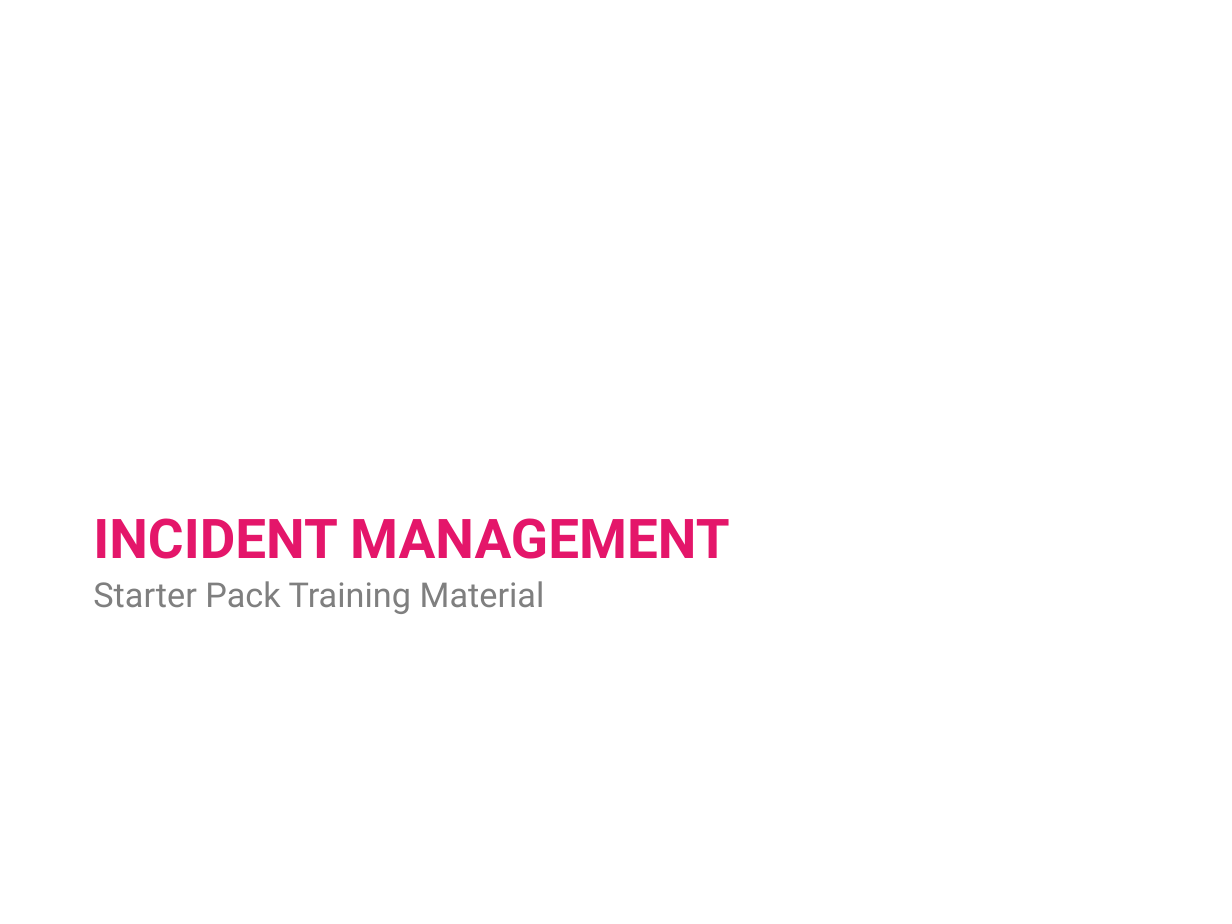
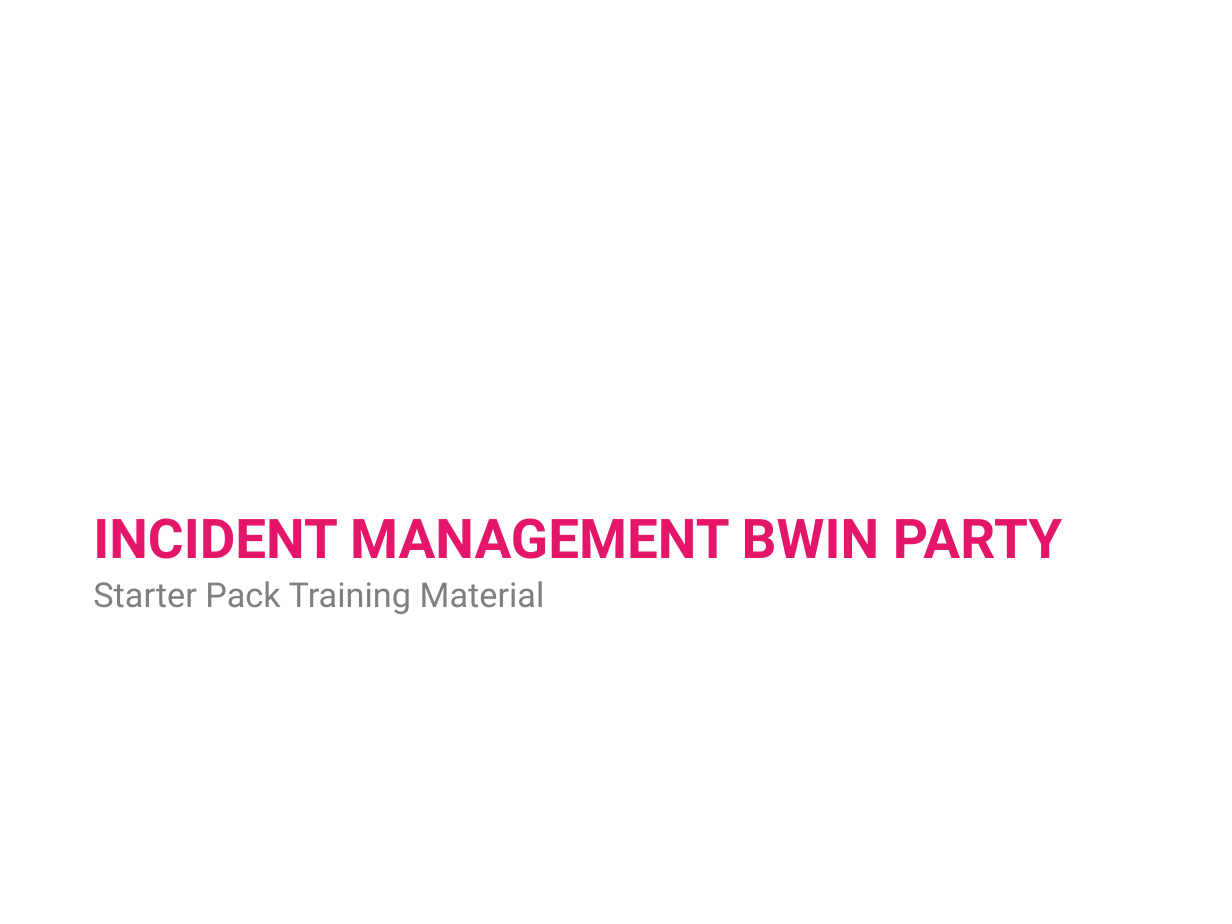
Before and after one commit to avkumar8/Snow-Script, a slide deck: slide 2 of Ref - Incident Management.pptx. Drawn at 1232x924 pixels with LibreOffice and Linux fonts; fonts in the diff are those of the drawing; background and template pictures are left out. Boxes give left, top, right and bottom in pixels: in the first picture for what was removed or moved away, otherwise in the second. Text is boxed around its words. In the diff, an @@ line names an element or a change of style, - is before the commit and + after.

```diff
--- a/Ref - Incident Management.pptx
+++ b/Ref - Incident Management.pptx
@@ title at [93,518,1062,559]: text changed @@
-INCIDENT MANAGEMENT
+INCIDENT MANAGEMENT BWIN PARTY
```
Also in this commit, not shown: 3 other slides changed.
